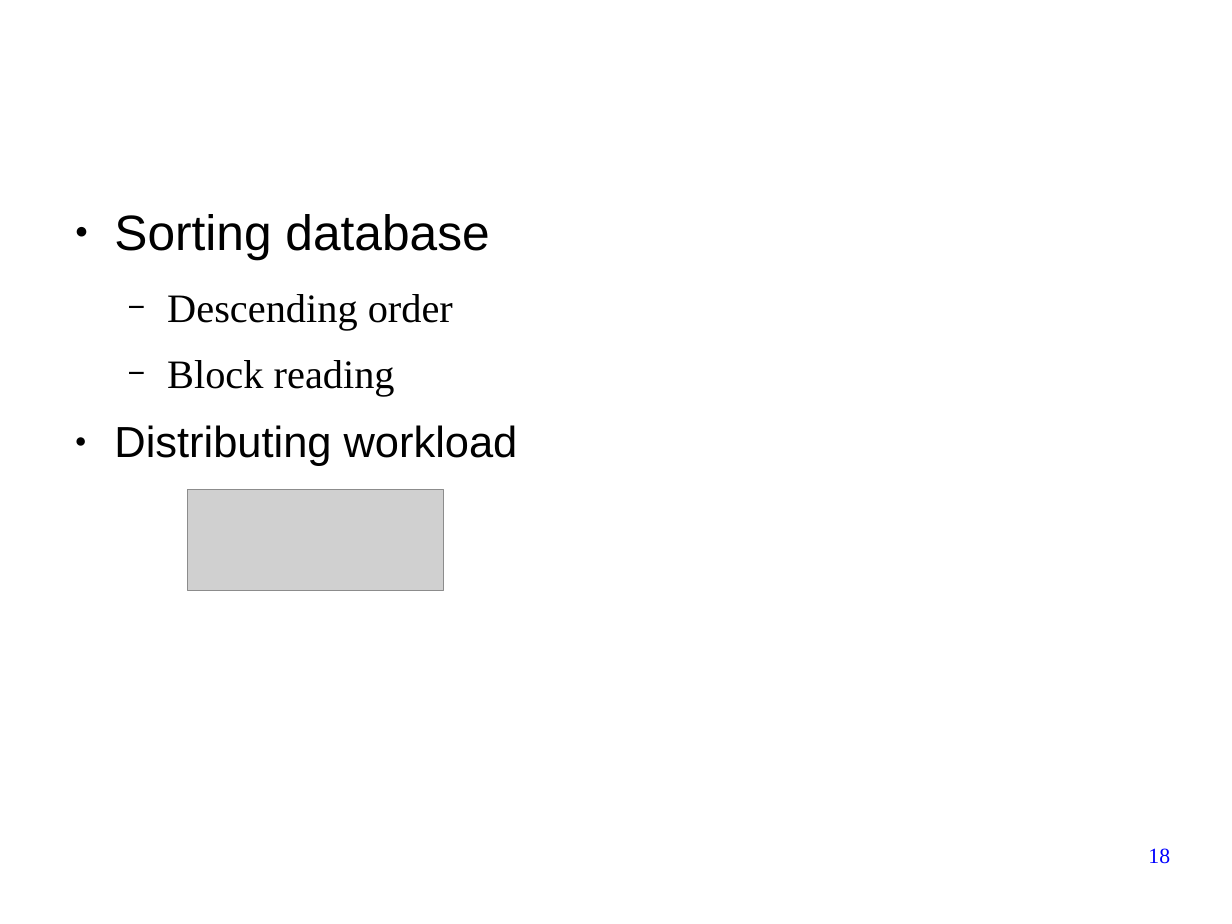
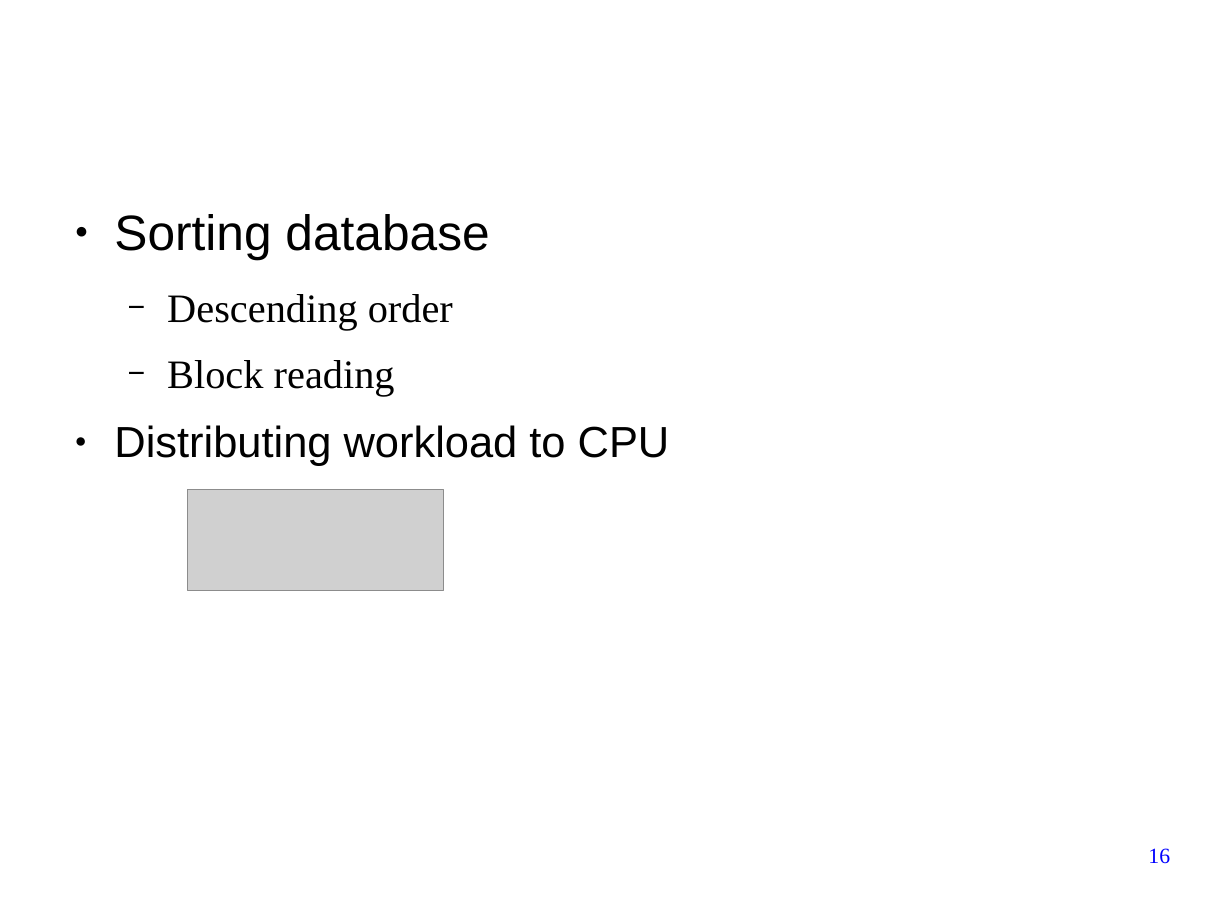
Before and after one commit to forestcheng/cudahmmsearch, a slide deck: slide 16 of thesis/thesisDefense.odp (slide 18 before the commit). Drawn at 1232x924 pixels with LibreOffice and Linux fonts; fonts in the diff are those of the drawing; grey boxes stand for pictures; background and template pictures are left out. Boxes give left, top, right and bottom in pixels: in the first picture for what was removed or moved away, otherwise in the second. Text is boxed around its words. In the diff, an @@ line names an element or a change of style, - is before the commit and + after.

```diff
--- a/thesis/thesisDefense.odp
+++ b/thesis/thesisDefense.odp
@@ text at box(114, 425, 670, 466): text changed @@
-● Distributing workload
+● Distributing workload to CPU
@@ page number at box(1148, 848, 1170, 864): text changed @@
-18
+16
```
Also in this commit, not shown: 6 other slides changed.
